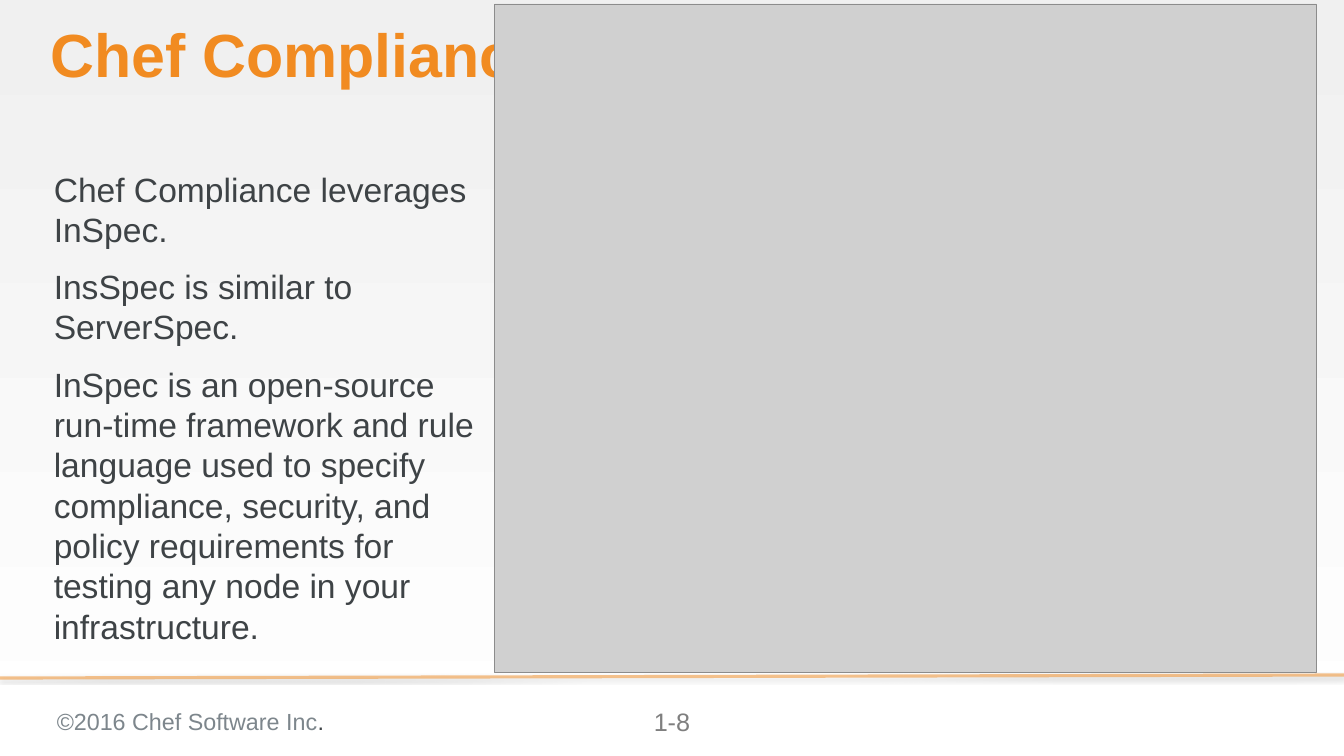
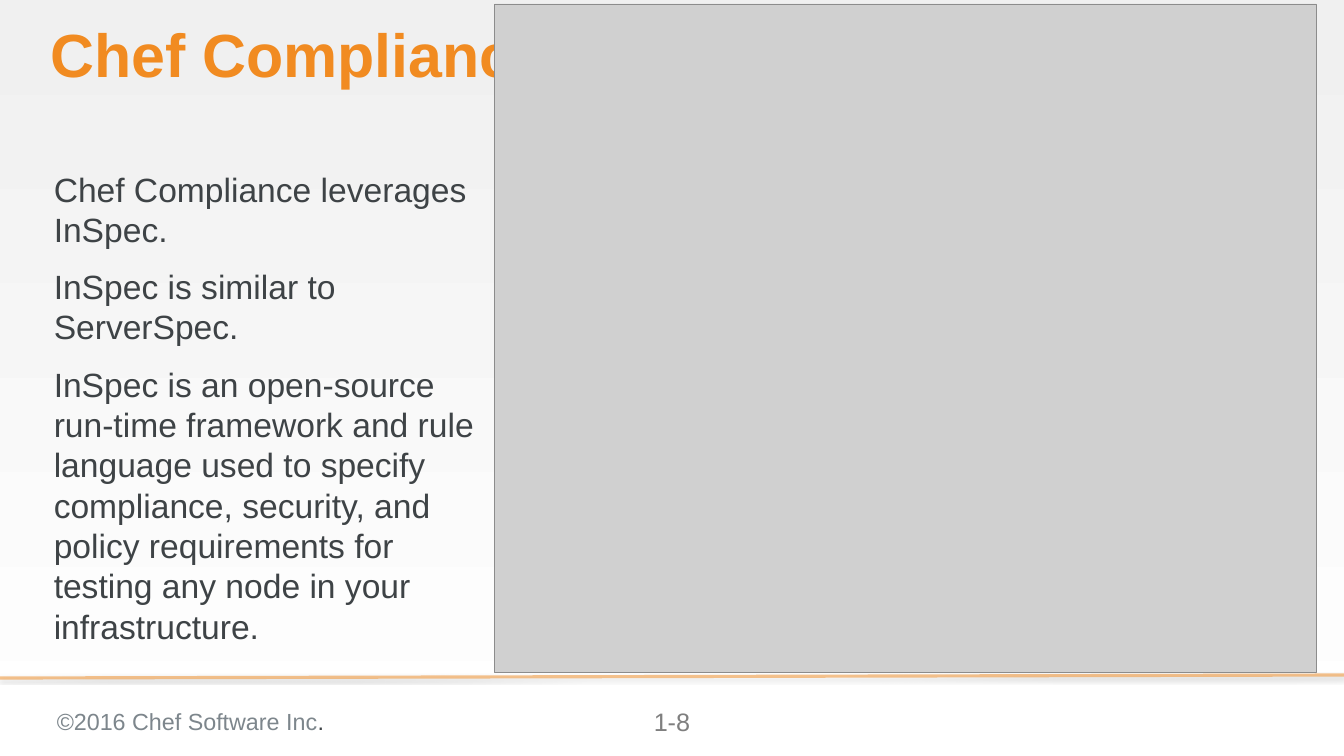
Before and after one commit to bchamby/chef-compliance-installation-configuration-operation, a slide deck: slide 8 of 01-Intro.pptx. Drawn at 1344x756 pixels with LibreOffice and Linux fonts; fonts in the diff are those of the drawing; grey boxes stand for pictures; background and template pictures are left out. Boxes give left, top, right and bottom in pixels: in the first picture for what was removed or moved away, otherwise in the second. Text is boxed around its words. In the diff, an @@ line names an element or a change of style, - is before the commit and + after.

```diff
--- a/01-Intro.pptx
+++ b/01-Intro.pptx
@@ text at [54, 274, 336, 346]: text changed @@
-InsSpec is similar to ServerSpec.
+InSpec is similar to ServerSpec.
```
Also in this commit, not shown: 5 other slides changed, 2 slides added.
